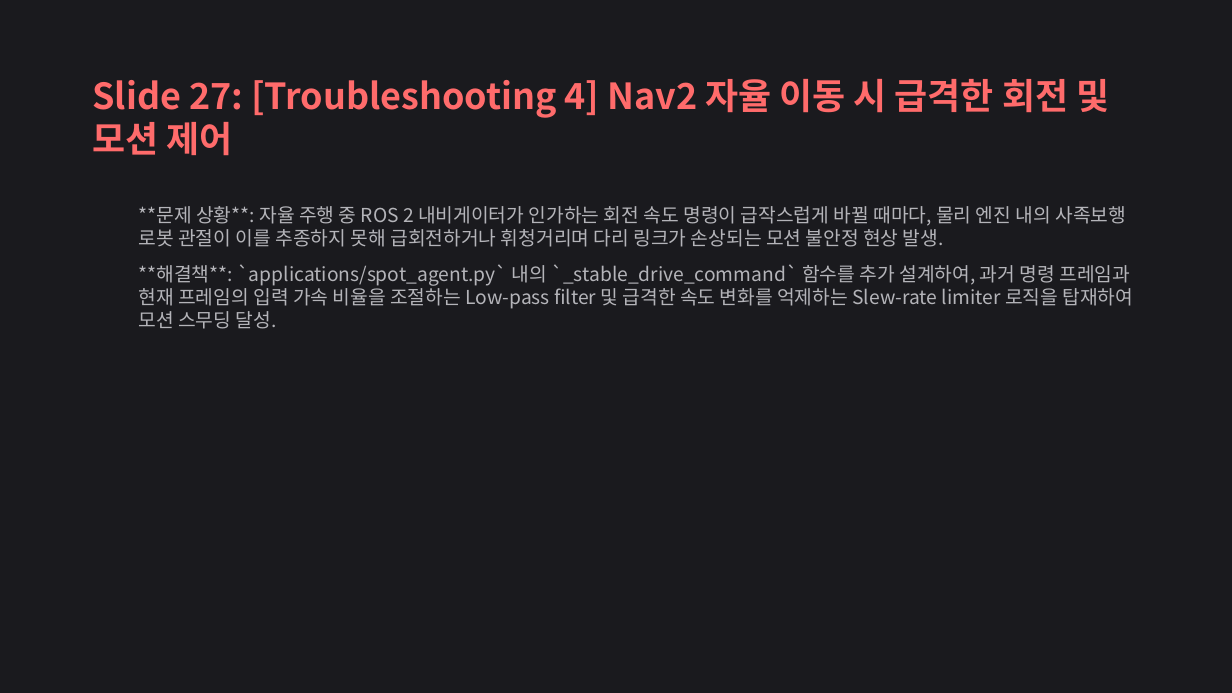
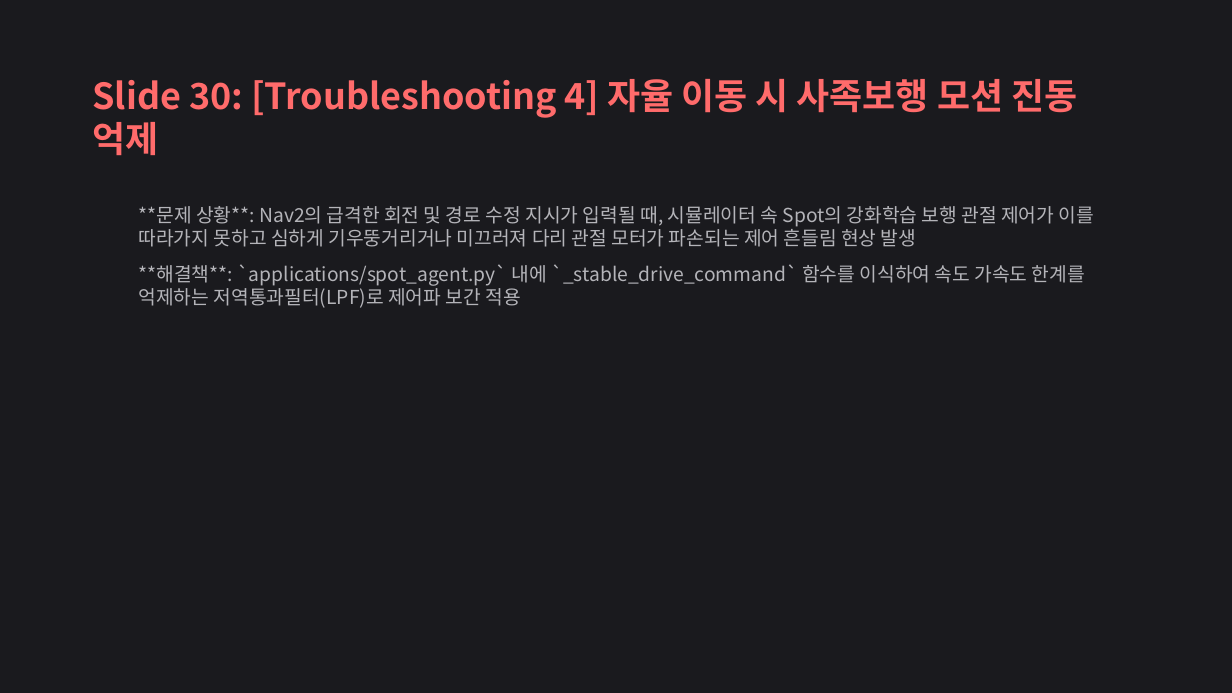
Before and after one commit to yoonseonjae/hot-spot_isaac_sim, a slide deck: slide 30 of docs/Cobot_Fire_Sim_Presentation.pptx (slide 27 before the commit). Drawn at 1232x693 pixels with LibreOffice and Linux fonts; fonts in the diff are those of the drawing. Boxes give left, top, right and bottom in pixels: in the first picture for what was removed or moved away, otherwise in the second. Text is boxed around its words. In the diff, an @@ line names an element or a change of style, - is before the commit and + after.

```diff
--- a/docs/Cobot_Fire_Sim_Presentation.pptx
+++ b/docs/Cobot_Fire_Sim_Presentation.pptx
@@ text at bbox=[92, 79, 1077, 156]: text changed @@
-Slide 27: [Troubleshooting 4] Nav2 자율 이동 시 급격한 회전 및 모션 제어
+Slide 30: [Troubleshooting 4] 자율 이동 시 사족보행 모션 진동 억제
@@ text at bbox=[139, 206, 1095, 308]: text changed @@
-  **문제 상황**: 자율 주행 중 ROS 2 내비게이터가 인가하는 회전 속도 명령이 급작스럽게 바뀔 때마다, 물리 엔진 내의 사족보행 로봇 관절이 이를 추종하지 못해 급회전하거나 휘청거리며 다리 링크가 손상되는 모션 불안정 현상 발생.
-  **해결책**: `applications/spot_agent.py` 내의 `_stable_drive_command` 함수를 추가 설계하여, 과거 명령 프레임과 현재 프레임의 입력 가속 비율을 조절하는 Low-pass filter 및 급격한 속도 변화를 억제하는 Slew-rate limiter 로직을 탑재하여 모션 스무딩 달성.
+  **문제 상황**: Nav2의 급격한 회전 및 경로 수정 지시가 입력될 때, 시뮬레이터 속 Spot의 강화학습 보행 관절 제어가 이를 따라가지 못하고 심하게 기우뚱거리거나 미끄러져 다리 관절 모터가 파손되는 제어 흔들림 현상 발생
+  **해결책**: `applications/spot_agent.py` 내에 `_stable_drive_command` 함수를 이식하여 속도 가속도 한계를 억제하는 저역통과필터(LPF)로 제어파 보간 적용
```
Also in this commit, not shown: 26 other slides changed, 4 slides added, 1 slide removed, 1 other file.
